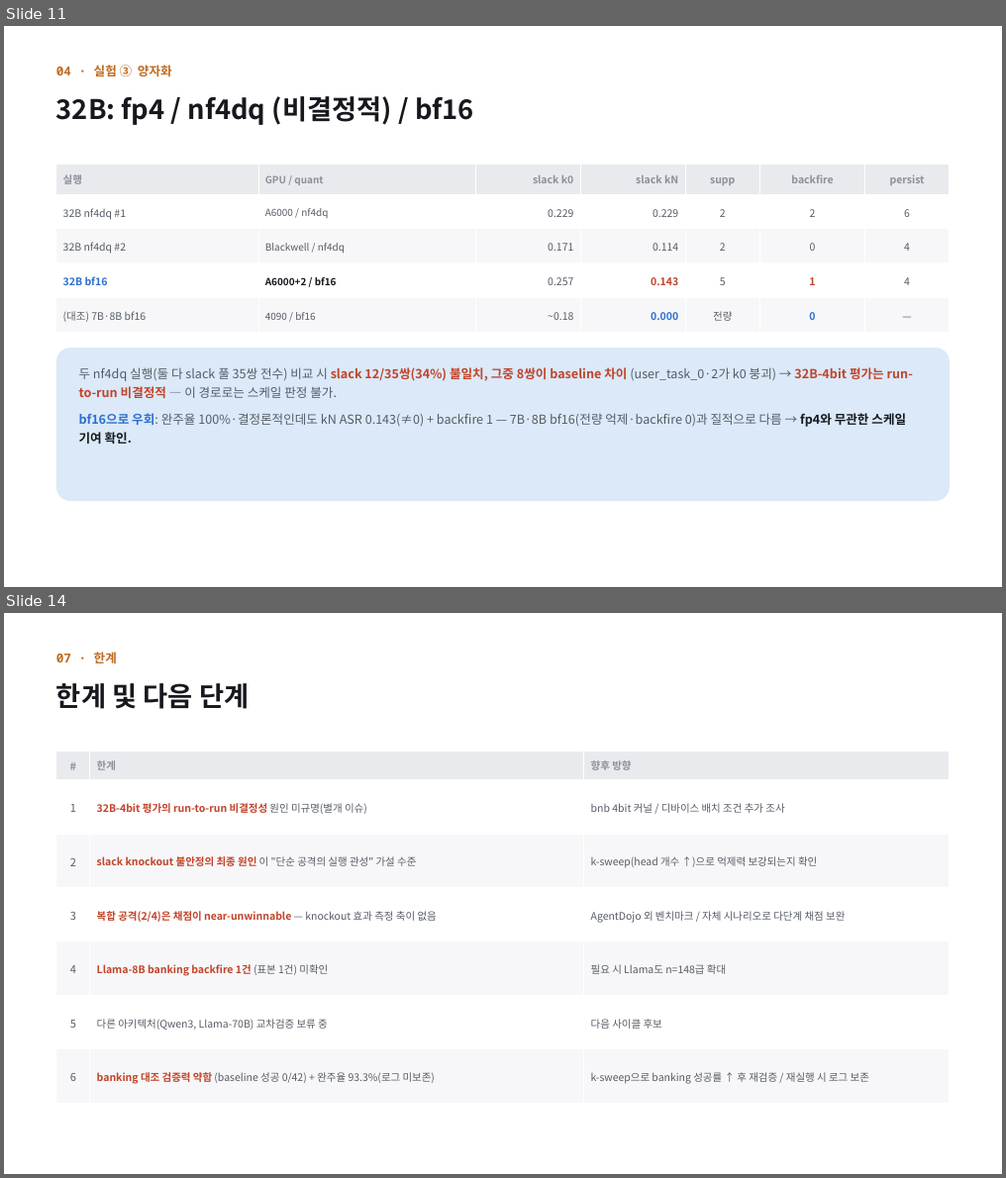
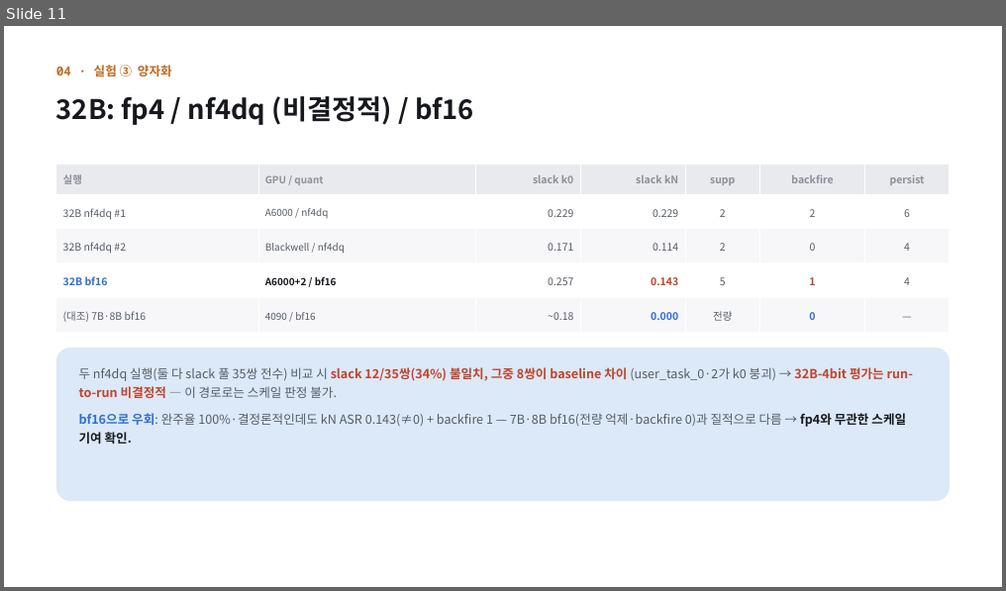
Before and after one commit to jongbin03/head_poc, a slide deck: docs/presentation/IPI_Head_Separation_PoC_4th [26-09-XX].pptx. Shown one above the other, each under a label of ours: slides 11 and 14 before the commit, slide 11 after it; the slides between them are not shown. The pictures are 1006x1178 and 1006x591 pixels, drawn with LibreOffice and Linux fonts; fonts in the diff are those of the drawing. Boxes give left, top, right and bottom in pixels: in the first picture for what was removed or moved away, otherwise in the second. Text is boxed around its words. In the diff, an @@ line names an element or a change of style, - is before the commit and + after.

```diff
--- a/docs/presentation/IPI_Head_Separation_PoC_4th [26-09-XX].pptx
+++ b/docs/presentation/IPI_Head_Separation_PoC_4th [26-09-XX].pptx
@@ slide 14 removed at box(4, 613, 1002, 1174), background #FFFFFF @@
@@ text removed at box(56, 652, 117, 663) @@
-07 · 한계
@@ text removed at box(56, 683, 249, 709) @@
-한계 및 다음 단계
@@ table removed at box(56, 752, 949, 1103), 7 rows, 3 columns @@
-# | 한계 | 향후 방향
-1 | 32B-4bit 평가의 run-to-run 비결정성 원인 미규명(별개 이슈) | bnb 4bit 커널 / 디바이스 배치 조건 추가 조사
-2 | slack knockout 불안정의 최종 원인 이 "단순 공격의 실행 관성" 가설 수준 | k-sweep(head 개수 ↑)으로 억제력 보강되는지 확인
-3 | 복합 공격(2/4)은 채점이 near-unwinnable — knockout 효과 측정 축이 없음 | AgentDojo 외 벤치마크 / 자체 시나리오로 다단계 채점 보완
-4 | Llama-8B banking backfire 1건 (표본 1건) 미확인 | 필요 시 Llama도 n=148급 확대
-5 | 다른 아키텍처(Qwen3, Llama-70B) 교차검증 보류 중 | 다음 사이클 후보
-6 | banking 대조 검증력 약함 (baseline 성공 0/42) + 완주율 93.3%(로그 미보존) | k-sweep으로 banking 성공률 ↑ 후 재검증 / 재실행 시 로그 보존
```
Also in this commit, not shown: 1 slide changed, 2 other slides removed, 2 other files.
